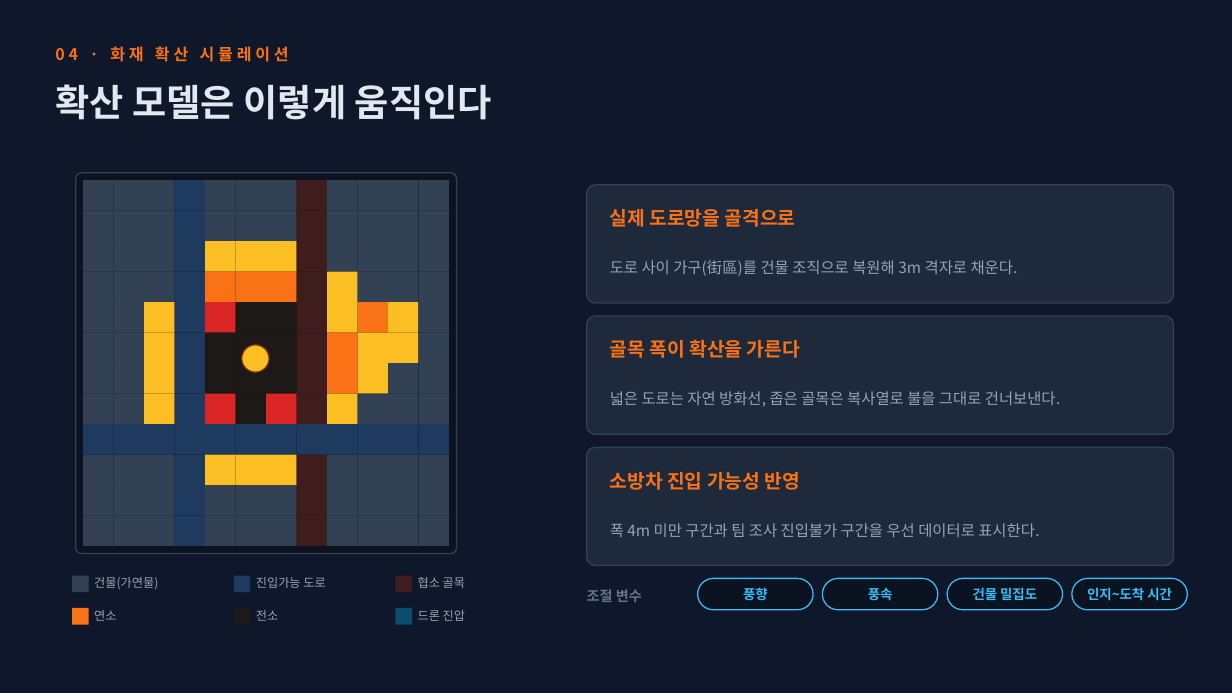
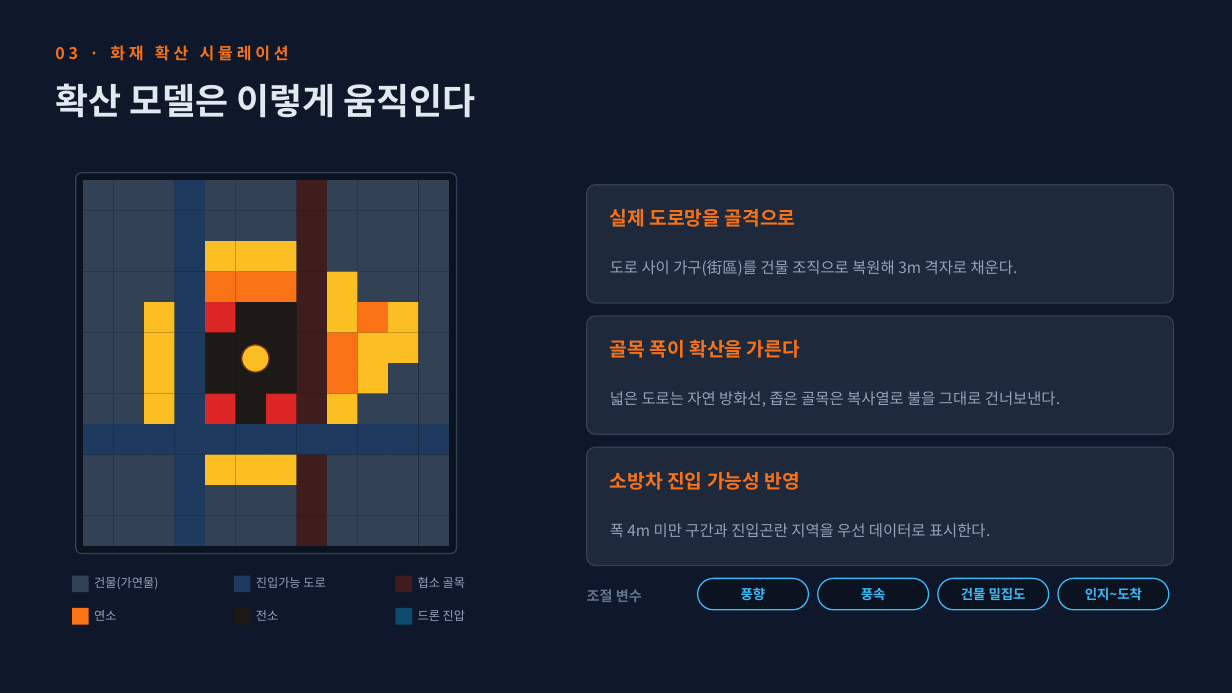
Before and after one commit to bdsm135790-png/noh, a slide deck: slide 8 of presentation/창원_군집소방드론_발표.pptx (slide 7 before the commit). Drawn at 1232x693 pixels with LibreOffice and Linux fonts; fonts in the diff are those of the drawing. Boxes give left, top, right and bottom in pixels: in the first picture for what was removed or moved away, otherwise in the second. Text is boxed around its words. In the diff, an @@ line names an element or a change of style, - is before the commit and + after.

```diff
--- a/presentation/창원_군집소방드론_발표.pptx
+++ b/presentation/창원_군집소방드론_발표.pptx
@@ text at box(55, 45, 289, 61): text changed @@
-04 · 화재 확산 시뮬레이션
+03 · 화재 확산 시뮬레이션
@@ text "확산 모델은 이렇게 움직인다" at box(55, 83, 476, 118): size 29 to 28 pt @@
@@ text at box(610, 523, 990, 537): text changed @@
-폭 4m 미만 구간과 팀 조사 진입불가 구간을 우선 데이터로 표시한다.
+폭 4m 미만 구간과 진입곤란 지역을 우선 데이터로 표시한다.
@@ rounded rectangle: place and size @@
-rounded rectangle at box(698, 579, 813, 610)
+rounded rectangle at box(698, 579, 809, 610)
@@ text "풍속": place and size @@
-text "풍속" at box(868, 588, 893, 601)
+text "풍속" at box(861, 588, 886, 601)
@@ rounded rectangle: place and size @@
-rounded rectangle at box(823, 579, 938, 610)
+rounded rectangle at box(818, 579, 929, 610)
@@ text "건물 밀집도": place and size @@
-text "건물 밀집도" at box(973, 587, 1037, 600)
+text "건물 밀집도" at box(961, 587, 1026, 600)
@@ rounded rectangle: place and size @@
-rounded rectangle at box(947, 579, 1063, 610)
+rounded rectangle at box(938, 579, 1049, 610)
@@ rounded rectangle: place and size @@
-rounded rectangle at box(1072, 579, 1188, 610)
+rounded rectangle at box(1058, 579, 1169, 610)
@@ text at box(1085, 587, 1142, 600): text changed @@
-인지~도착 시간
+인지~도착
```
Also in this commit, not shown: 7 other slides changed, 9 slides added, 8 slides removed, 2 other files.
